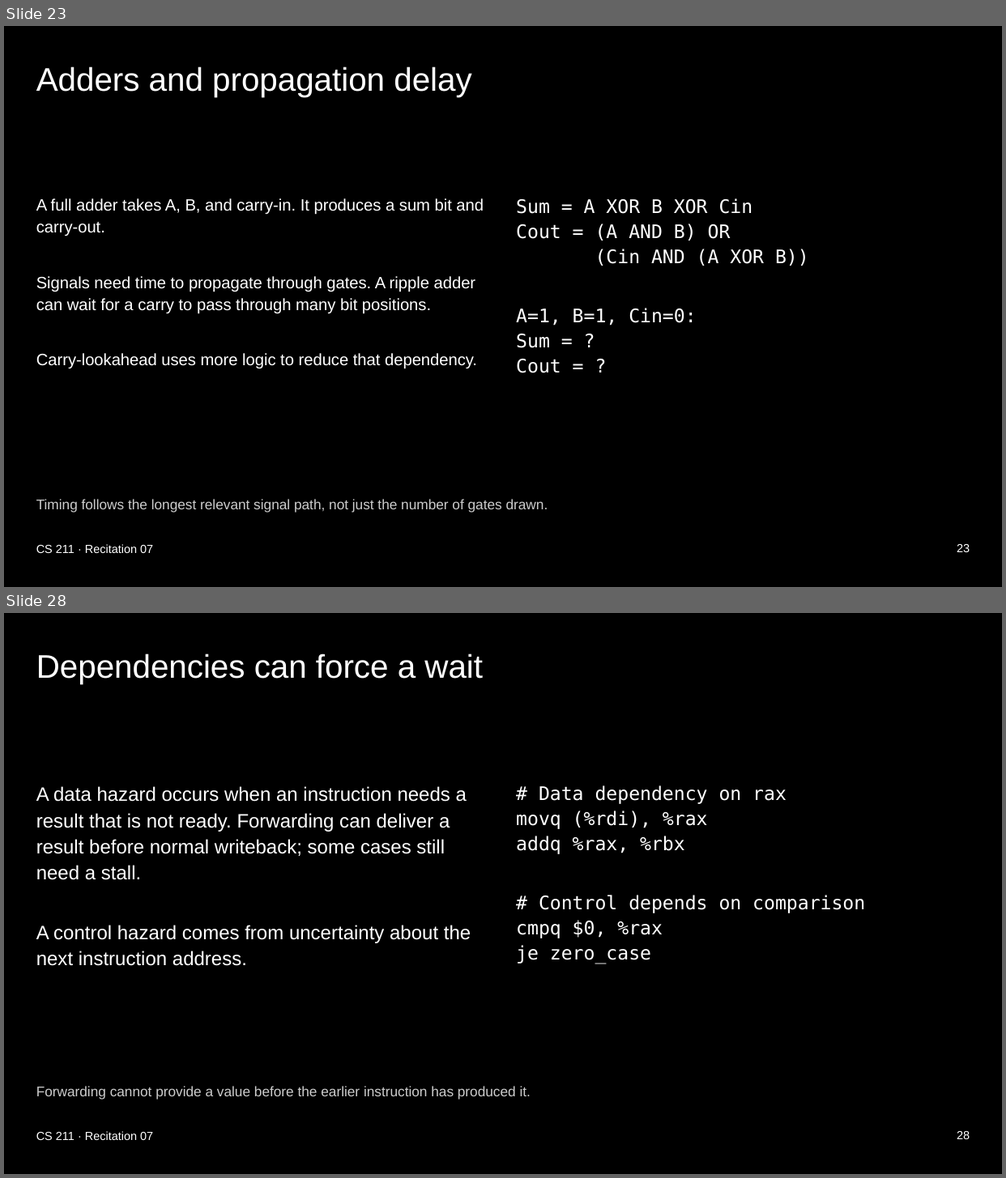
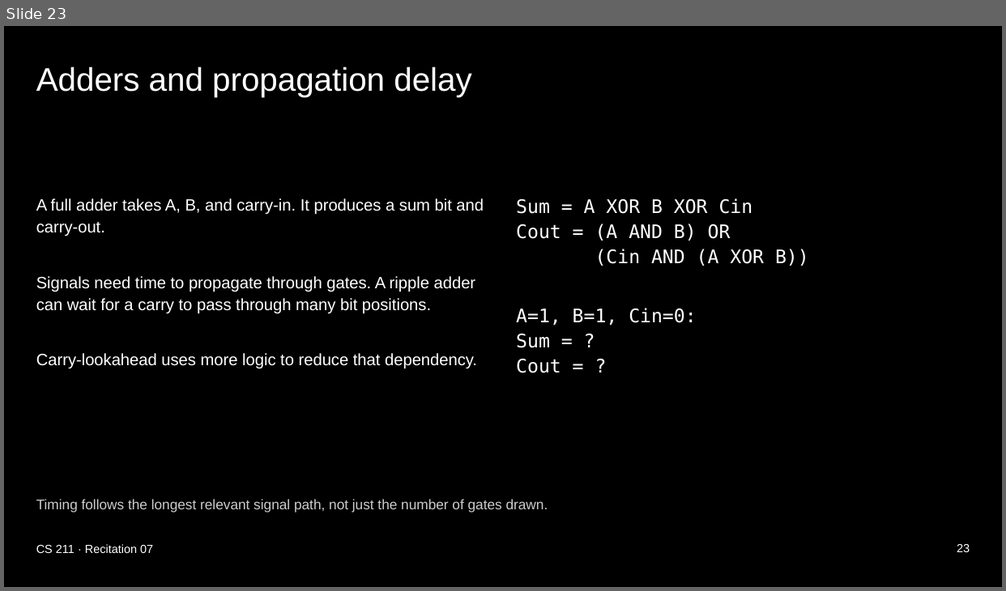
Before and after one commit to xsebby/portfolio, a slide deck: public/presentations/CS211_Recitation_7.pptx. Shown one above the other, each under a label of ours: slides 23 and 28 before the commit, slide 23 after it; the slides between them are not shown. The pictures are 1006x1178 and 1006x591 pixels, drawn with LibreOffice and Linux fonts; fonts in the diff are those of the drawing. Boxes give left, top, right and bottom in pixels: in the first picture for what was removed or moved away, otherwise in the second. Text is boxed around its words. In the diff, an @@ line names an element or a change of style, - is before the commit and + after.

```diff
--- a/public/presentations/CS211_Recitation_7.pptx
+++ b/public/presentations/CS211_Recitation_7.pptx
@@ slide 28 removed at bbox=[4, 613, 1002, 1174], background #000000 @@
@@ title removed at bbox=[36, 653, 483, 684] @@
-Dependencies can force a wait
@@ text removed at bbox=[36, 786, 471, 966] @@
-A data hazard occurs when an instruction needs a result that is not ready. Forwarding can deliver a result before normal writeback; some cases still need a stall.
-A control hazard comes from uncertainty about the next instruction address.
@@ text removed at bbox=[516, 786, 865, 965] @@
-# Data dependency on rax
-movq (%rdi), %rax
-addq %rax, %rbx
-# Control depends on comparison
-cmpq $0, %rax
-je zero_case
@@ text removed at bbox=[36, 1086, 530, 1100] @@
-Forwarding cannot provide a value before the earlier instruction has produced it.
@@ text removed at bbox=[36, 1131, 153, 1140] @@
-CS 211 · Recitation 07
@@ text removed at bbox=[957, 1131, 970, 1139] @@
-28
```
Also in this commit, not shown: 5 other slides removed, 1 other file.
